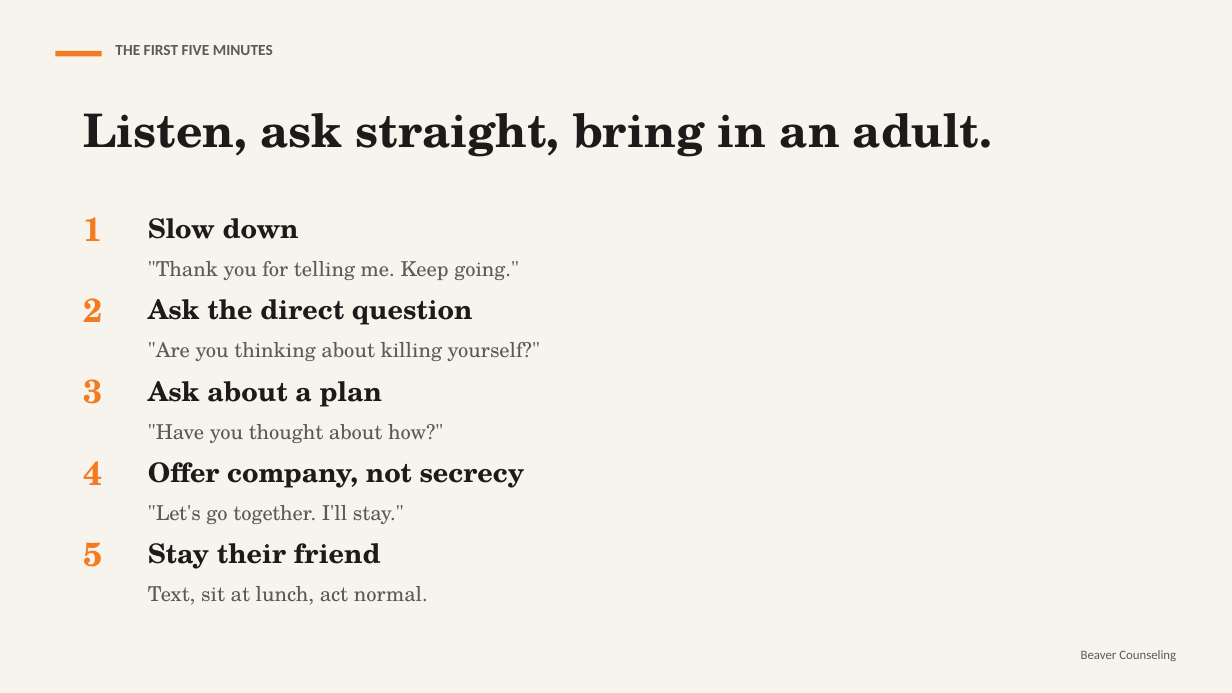
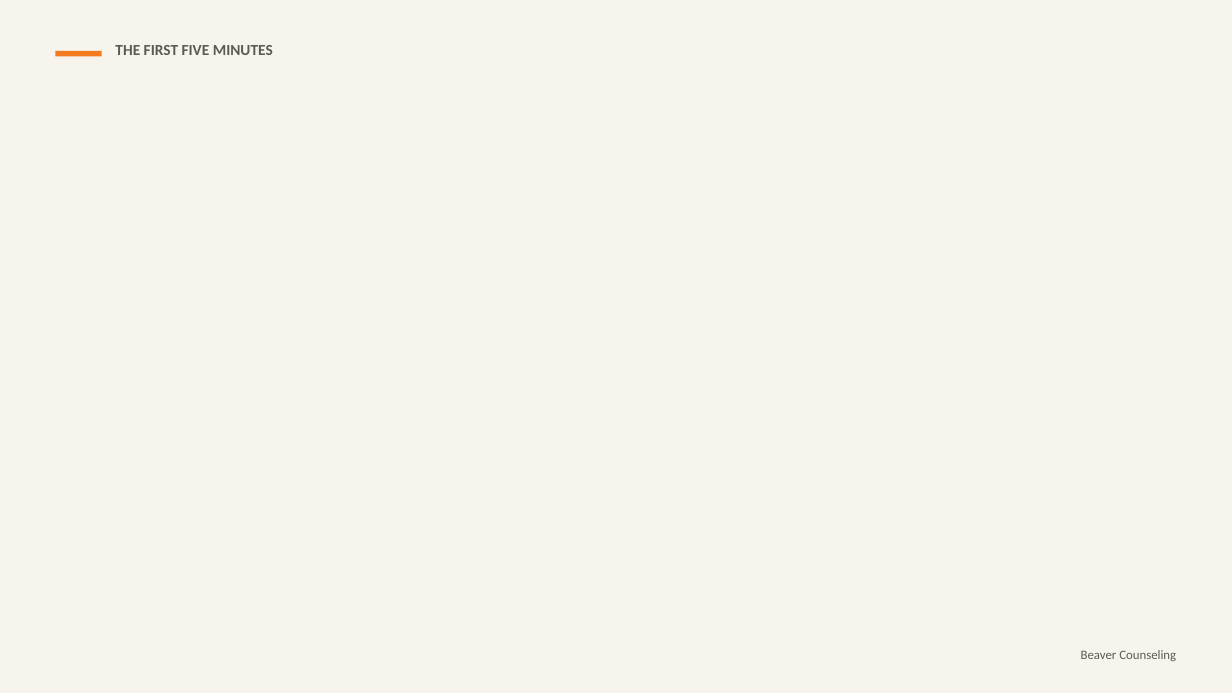
Before and after one commit to rmwtoolkit/bcds-toolkit, a slide deck: slide 10 of decks/when-a-friend-tells-you-something-scary-lesson-v2.pptx (slide 6 before the commit). Drawn at 1232x693 pixels with LibreOffice and Linux fonts; fonts in the diff are those of the drawing; background and template pictures are left out. Boxes give left, top, right and bottom in pixels: in the first picture for what was removed or moved away, otherwise in the second. Text is boxed around its words. In the diff, an @@ line names an element or a change of style, - is before the commit and + after.

```diff
--- a/decks/when-a-friend-tells-you-something-scary-lesson-v2.pptx
+++ b/decks/when-a-friend-tells-you-something-scary-lesson-v2.pptx
@@ text removed at (83, 113, 992, 157) @@
-Listen, ask straight, bring in an adult.
@@ text removed at (83, 217, 102, 241) @@
-1
@@ text removed at (148, 218, 519, 280) @@
-Slow down
-"Thank you for telling me. Keep going."
@@ text removed at (83, 298, 102, 322) @@
-2
@@ text removed at (148, 299, 540, 361) @@
-Ask the direct question
-"Are you thinking about killing yourself?"
@@ text removed at (83, 379, 102, 404) @@
-3
@@ text removed at (148, 381, 443, 443) @@
-Ask about a plan
-"Have you thought about how?"
@@ text removed at (83, 461, 102, 485) @@
-4
@@ text removed at (148, 462, 525, 524) @@
-Offer company, not secrecy
-"Let's go together. I'll stay."
@@ text removed at (83, 542, 102, 567) @@
-5
@@ text removed at (148, 543, 428, 605) @@
-Stay their friend
-Text, sit at lunch, act normal.
```
Also in this commit, not shown: 10 other slides changed, 12 slides added, 1 slide removed, 8 other files.
